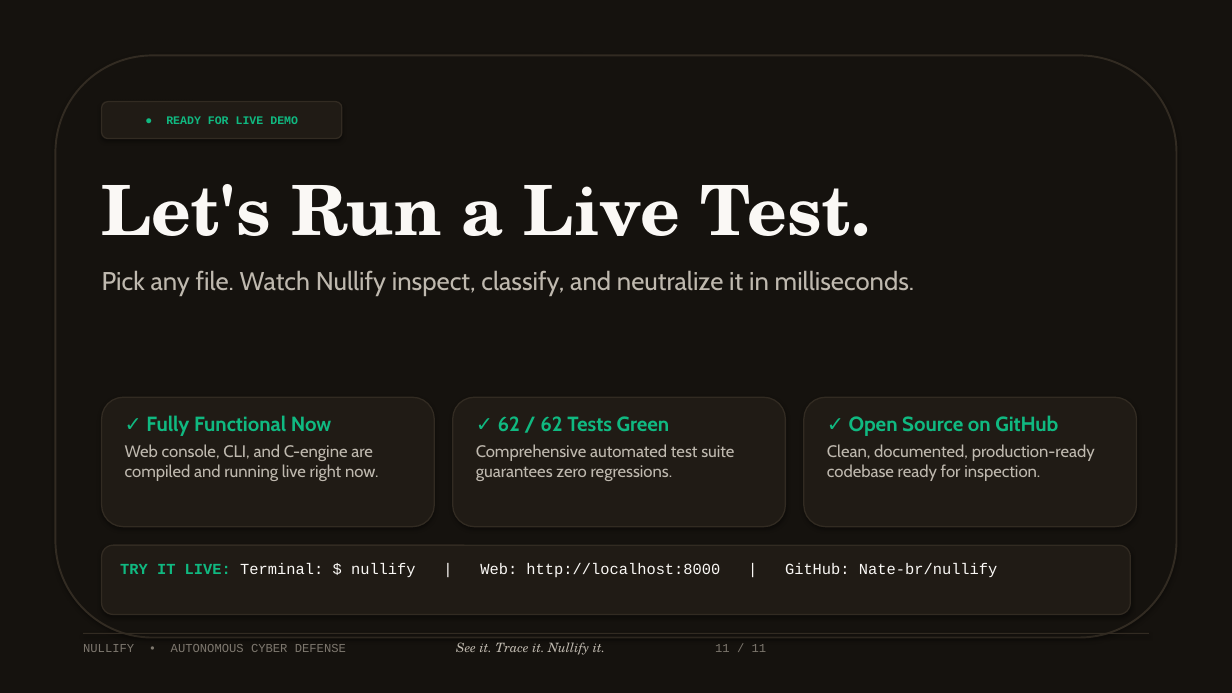
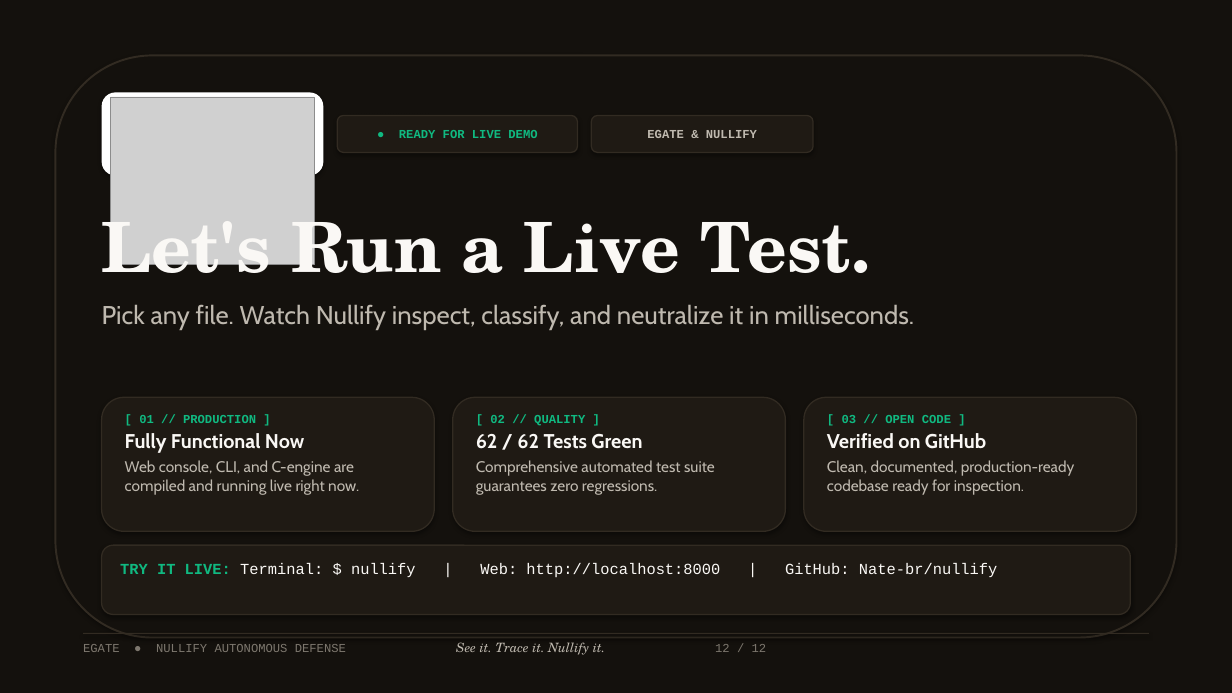
Before and after one commit to Nate-br/nullify, a slide deck: slide 12 of nullify_presentation.pptx (slide 11 before the commit). Drawn at 1232x693 pixels with LibreOffice and Linux fonts; fonts in the diff are those of the drawing; grey boxes stand for pictures. Boxes give left, top, right and bottom in pixels: in the first picture for what was removed or moved away, otherwise in the second. Text is boxed around its words. In the diff, an @@ line names an element or a change of style, - is before the commit and + after.

Commit message:
feat(presentation): integrate EGATE logo on cover & identity slide, add 8K cybersecurity visual assets, remove emojis, and enhance visual appeal

```diff
--- a/nullify_presentation.pptx
+++ b/nullify_presentation.pptx
@@ rectangle at (x1=0, y1=0, x2=1232, y2=693): fill #15120E to #14110D @@
@@ rounded rectangle at (x1=55, y1=55, x2=1177, y2=638): fill #15120E to #14110D @@
@@ rounded rectangle added at (x1=102, y1=92, x2=323, y2=176), fill #FFFFFF @@
@@ picture added at (x1=111, y1=97, x2=314, y2=264) @@
@@ rounded rectangle "● READY FOR LIVE DEMO" moved from (x1=102, y1=102, x2=342, y2=139) to (x1=337, y1=116, x2=578, y2=152) @@
@@ rounded rectangle "● READY FOR LIVE DEMO" at (x1=337, y1=116, x2=578, y2=152): size 9 to 9.5 pt; fill #201B15 to #1F1A14 @@
@@ rounded rectangle added at (x1=592, y1=116, x2=813, y2=152), fill #1F1A14, outline #322B22 1 pt, 9.5 pt, text #BFB9AF, bold @@
+EGATE & NULLIFY
@@ text "Let's Run a Live Test." moved from (x1=102, y1=184, x2=914, y2=296) to (x1=102, y1=201, x2=914, y2=330) @@
@@ text at (x1=102, y1=304, x2=914, y2=330): less space between paragraphs @@
@@ rounded rectangle resized from (x1=102, y1=397, x2=434, y2=527) to (x1=102, y1=397, x2=434, y2=531) @@
@@ text at (x1=125, y1=415, x2=304, y2=453): text changed; size 16 to 15.5 pt; text colour #10B981 to #FAF8F5 @@
-✓ Fully Functional Now
+[ 01 // PRODUCTION ]
+Fully Functional Now
@@ rounded rectangle resized from (x1=453, y1=397, x2=786, y2=527) to (x1=453, y1=397, x2=786, y2=531) @@
@@ text at (x1=476, y1=415, x2=642, y2=449): text changed; size 16 to 15.5 pt; text colour #10B981 to #FAF8F5 @@
-✓ 62 / 62 Tests Green
+[ 02 // QUALITY ]
+62 / 62 Tests Green
@@ fill #201B15 to #1F1A14 in 3 elements at (x1=102, y1=397, x2=434, y2=531), (x1=453, y1=397, x2=786, y2=531), (x1=804, y1=397, x2=1137, y2=531) @@
@@ rounded rectangle resized from (x1=804, y1=397, x2=1137, y2=527) to (x1=804, y1=397, x2=1137, y2=531) @@
@@ text at (x1=827, y1=415, x2=986, y2=449): text changed; size 16 to 15.5 pt; text colour #10B981 to #FAF8F5 @@
-✓ Open Source on GitHub
+[ 03 // OPEN CODE ]
+Verified on GitHub
@@ text at (x1=125, y1=460, x2=359, y2=495): size 13 to 12 pt in "Web console, CLI, and C-engine are compiled ..." @@
@@ text at (x1=476, y1=460, x2=715, y2=495): size 13 to 12 pt in "Comprehensive automated test suite guarantees zero regressio ..." @@
@@ text at (x1=827, y1=460, x2=1075, y2=495): size 13 to 12 pt in "Clean, documented, production-ready codebase ready for inspe ..." @@
@@ text at (x1=83, y1=642, x2=767, y2=655): text changed @@
-NULLIFY • AUTONOMOUS CYBER DEFENSE See it. Trace it. Nullify it. 11 / 11
+EGATE ● NULLIFY AUTONOMOUS DEFENSE See it. Trace it. Nullify it. 12 / 12
```
Also in this commit, not shown: 10 other slides changed, 1 slide added, 7 other files.
